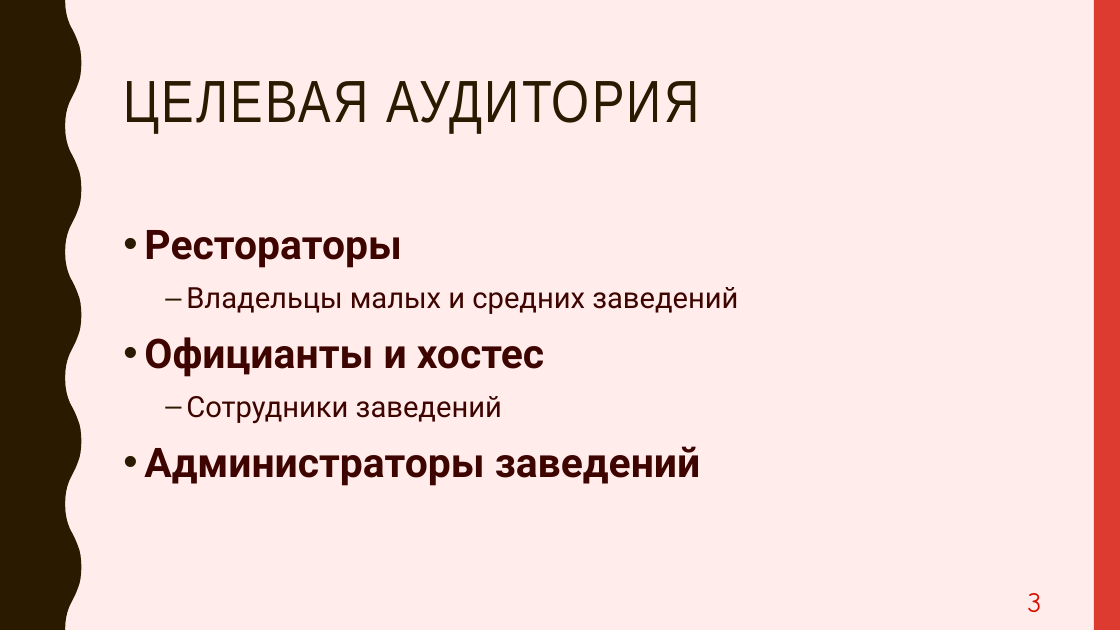
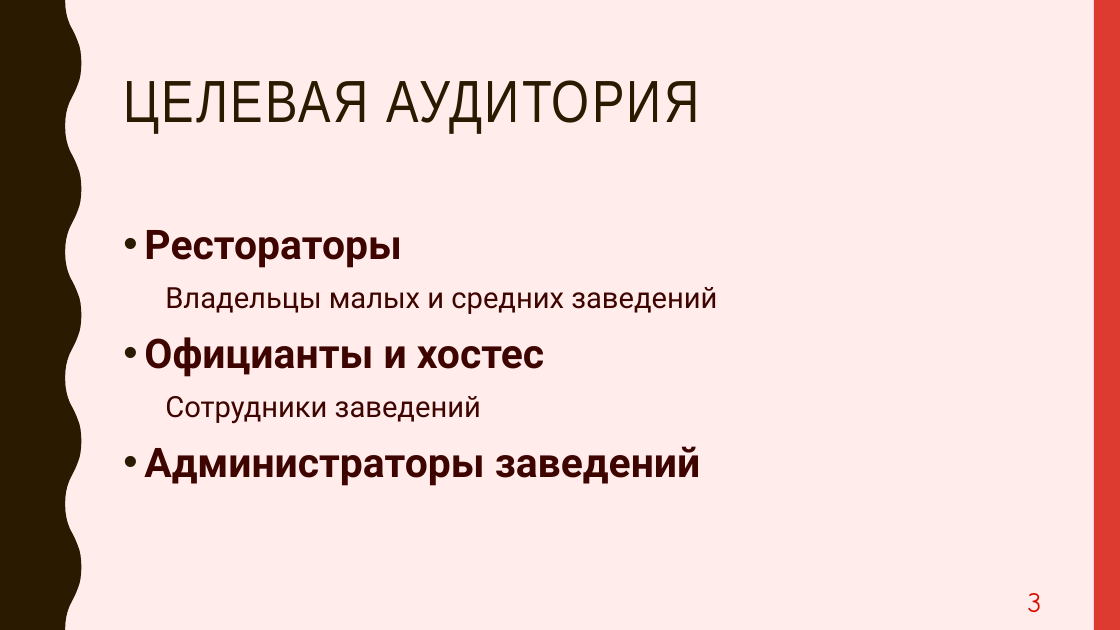
Before and after one commit to PavelPutin/restobook, a slide deck: slide 3 of presentation/Restobook.pptx. Drawn at 1120x630 pixels with LibreOffice and Linux fonts; fonts in the diff are those of the drawing. Boxes give left, top, right and bottom in pixels: in the first picture for what was removed or moved away, otherwise in the second. Text is boxed around its words. In the diff, an @@ line names an element or a change of style, - is before the commit and + after.

```diff
--- a/presentation/Restobook.pptx
+++ b/presentation/Restobook.pptx
@@ text at (165,287,717,424): bullet – to none @@
```
Also in this commit, not shown: 3 other slides changed, 1 other file.
